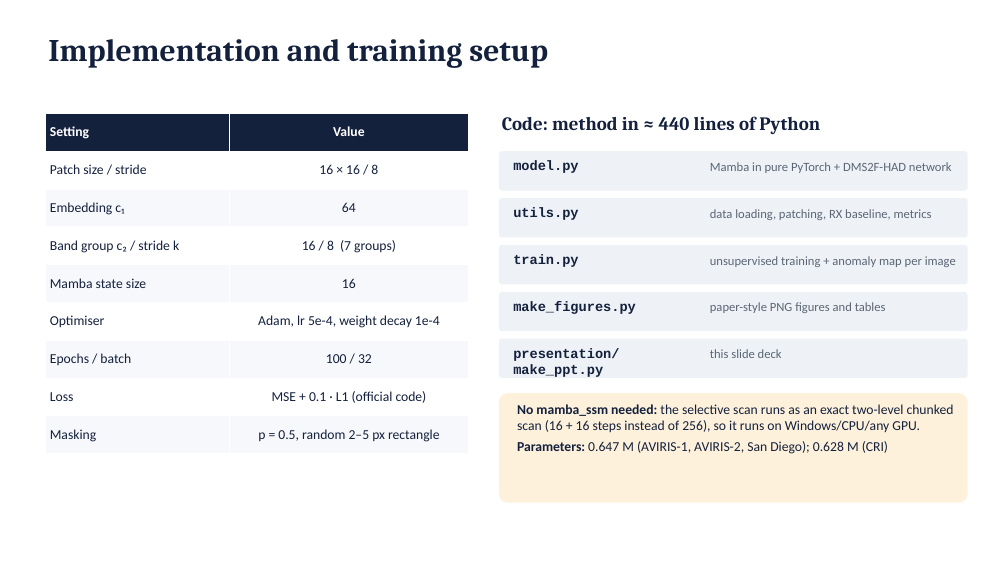
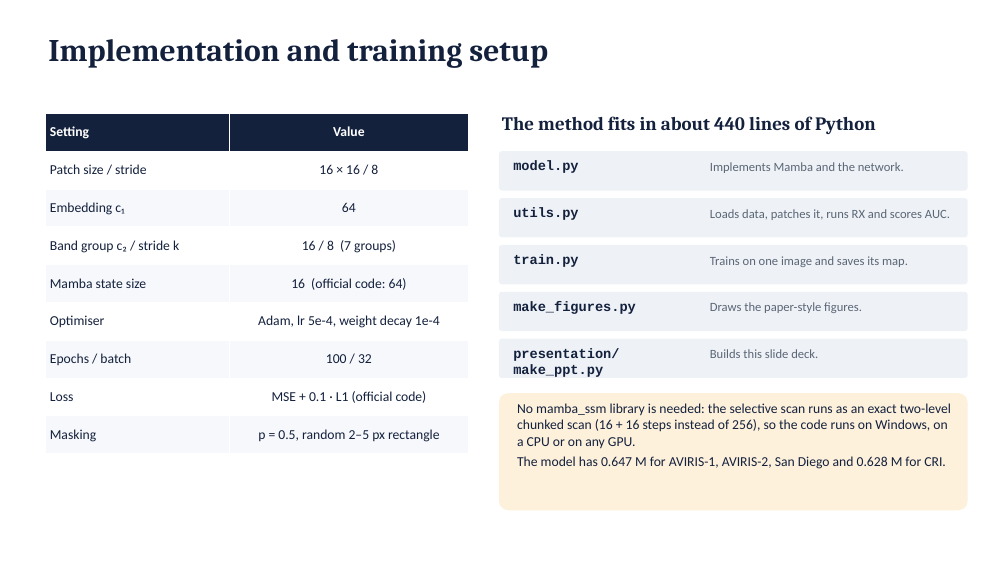
Before and after one commit to SaarthakG-Dtu/Hyperspectral_Anomaly_Detection, a slide deck: slide 13 of presentation/DMS2F-HAD_presentation.pptx. Drawn at 1008x567 pixels with LibreOffice and Linux fonts; fonts in the diff are those of the drawing. Boxes give left, top, right and bottom in pixels: in the first picture for what was removed or moved away, otherwise in the second. Text is boxed around its words. In the diff, an @@ line names an element or a change of style, - is before the commit and + after.

```diff
--- a/presentation/DMS2F-HAD_presentation.pptx
+++ b/presentation/DMS2F-HAD_presentation.pptx
@@ table at <box>45,113,469,454</box> @@
-row 5, column 2: 16
+row 5, column 2: 16 (official code: 64)
@@ text at <box>502,116,876,134</box>: text changed @@
-Code: method in ≈ 440 lines of Python
+The method fits in about 440 lines of Python
@@ text at <box>710,162,904,173</box>: text changed @@
-Mamba in pure PyTorch + DMS2F-HAD network
+Implements Mamba and the network.
@@ text at <box>710,209,950,220</box>: text changed @@
-data loading, patching, RX baseline, metrics
+Loads data, patches it, runs RX and scores AUC.
@@ text at <box>710,256,908,267</box>: text changed @@
-unsupervised training + anomaly map per image
+Trains on one image and saves its map.
@@ text at <box>710,302,862,313</box>: text changed @@
-paper-style PNG figures and tables
+Draws the paper-style figures.
@@ text at <box>710,349,818,358</box>: text changed @@
-this slide deck
+Builds this slide deck.
@@ rounded rectangle: place and size @@
-rounded rectangle at <box>499,393,968,503</box>
+rounded rectangle at <box>499,393,968,510</box>
@@ text at <box>517,403,951,469</box>: text changed @@
-No mamba_ssm needed: the selective scan runs as an exact two-level chunked scan (16 + 16 steps instead of 256), so it runs on Windows/CPU/any GPU.
-Parameters: 0.647 M (AVIRIS-1, AVIRIS-2, San Diego); 0.628 M (CRI)
+No mamba_ssm library is needed: the selective scan runs as an exact two-level chunked scan (16 + 16 steps instead of 256), so the code runs on Windows, on a CPU or on any GPU.
+The model has 0.647 M for AVIRIS-1, AVIRIS-2, San Diego and 0.628 M for CRI.
```
Also in this commit, not shown: 23 other slides changed, 1 slide added, 17 other files.
